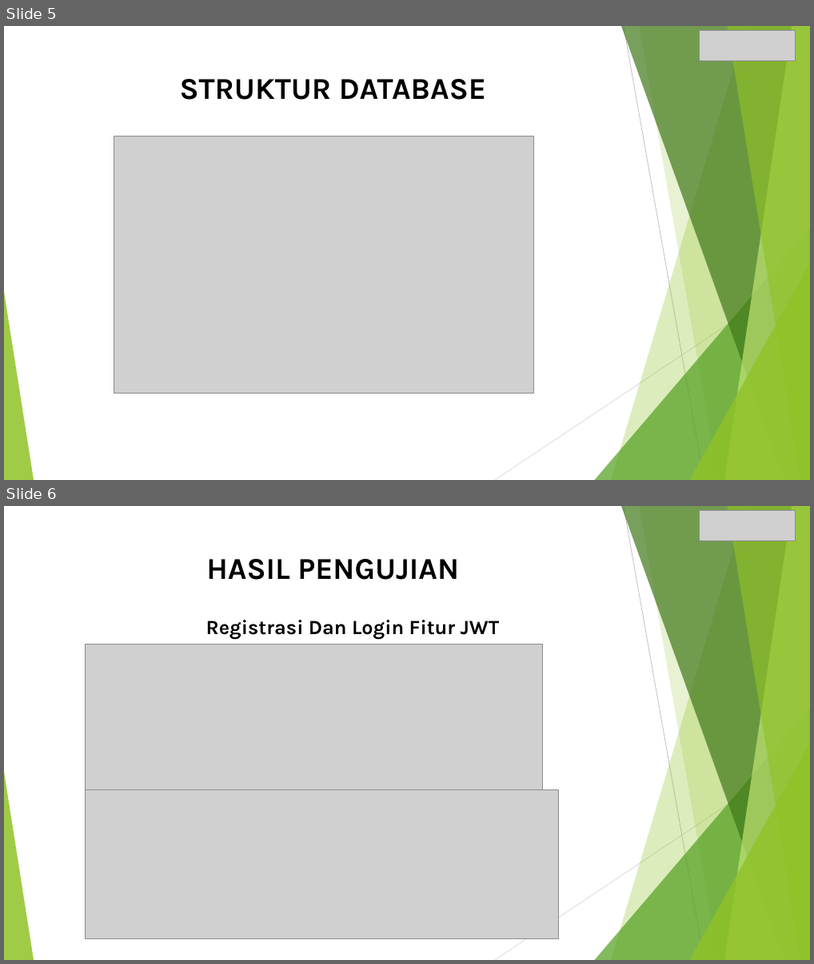
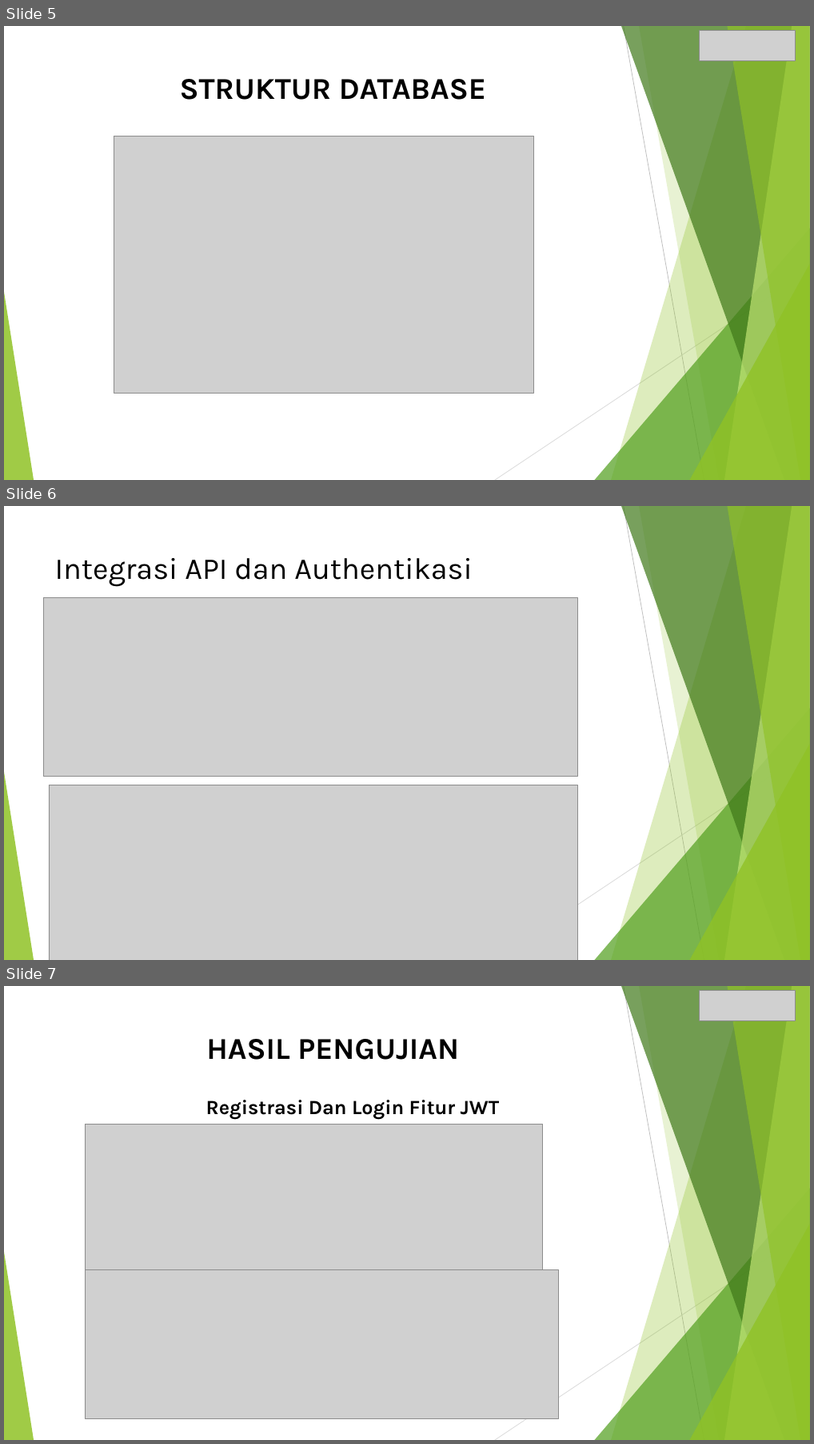
Before and after one commit to maryouga/tabungan, a slide deck: tugas.pptx. Shown one above the other, each under a label of ours: slides 5 and 6 before the commit, slides 5, 6 and 7 after it. The pictures are 814x964 and 814x1444 pixels, drawn with LibreOffice and Linux fonts; fonts in the diff are those of the drawing; grey boxes stand for pictures. Boxes give left, top, right and bottom in pixels: in the first picture for what was removed or moved away, otherwise in the second. Text is boxed around its words. In the diff, an @@ line names an element or a change of style, - is before the commit and + after.

Commit message:
Initial commit: 5

```diff
--- a/tugas.pptx
+++ b/tugas.pptx
@@ slide 6 added at (4, 506, 810, 960), background #FFFFFF; not listed: 10 template elements that a slide beside it also shows @@
@@ title added at (55, 558, 472, 587), 36 pt, text #000000 @@
+Integrasi API dan Authentikasi
@@ picture added at (43, 598, 578, 776) @@
@@ picture added at (49, 784, 578, 960) @@
@@ what was slide 6 is now slide 7 @@
```
